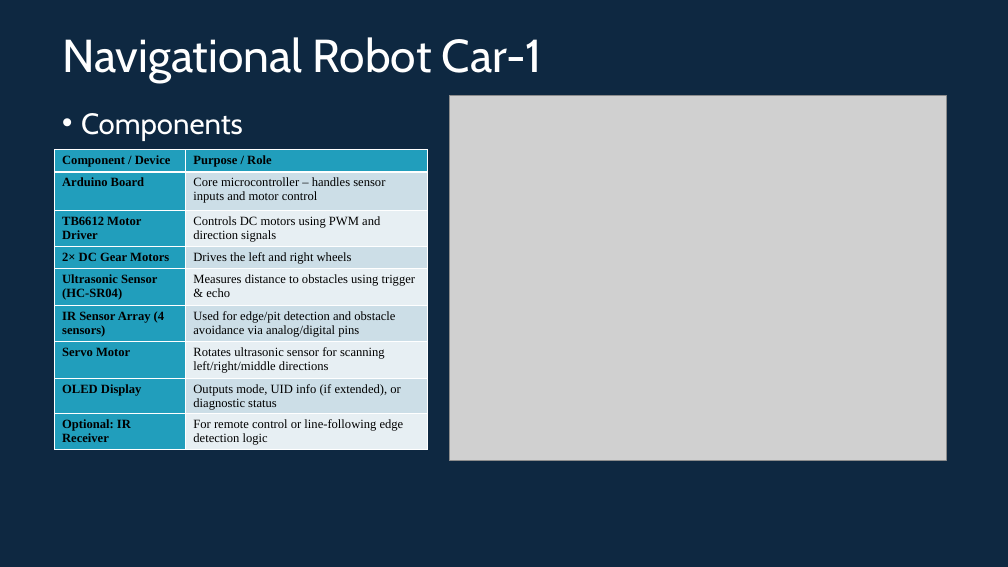
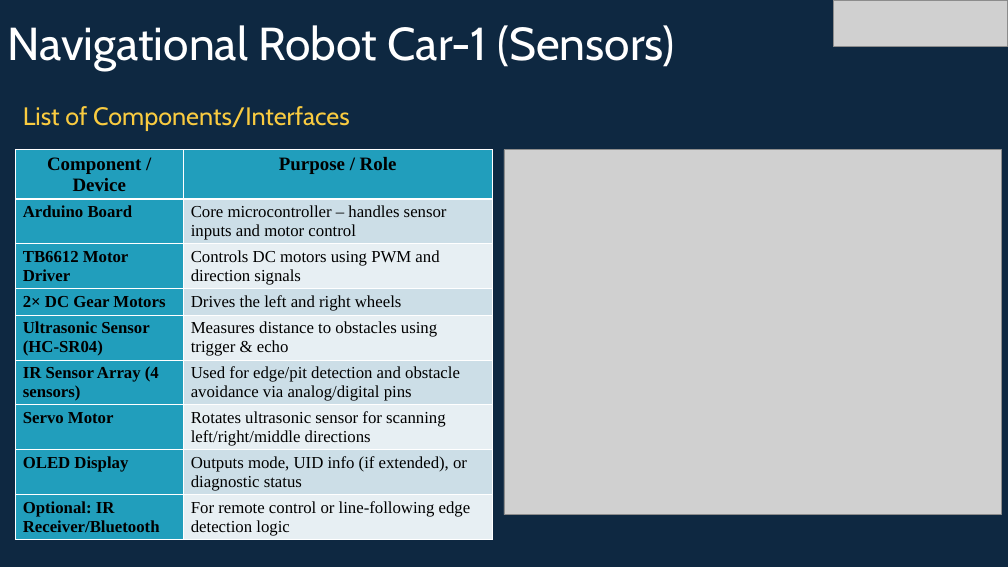
Before and after one commit to info-zas/Training, a slide deck: slide 3 of GPREC/04_Navigational_Robot_Car-1-Sensors/ZASRobotics_Car-1.pptx. Drawn at 1008x567 pixels with LibreOffice and Linux fonts; fonts in the diff are those of the drawing; grey boxes stand for pictures. Boxes give left, top, right and bottom in pixels: in the first picture for what was removed or moved away, otherwise in the second. Text is boxed around its words. In the diff, an @@ line names an element or a change of style, - is before the commit and + after.

```diff
--- a/GPREC/04_Navigational_Robot_Car-1-Sensors/ZASRobotics_Car-1.pptx
+++ b/GPREC/04_Navigational_Robot_Car-1-Sensors/ZASRobotics_Car-1.pptx
@@ title at [8, 25, 675, 71]: text changed @@
-Navigational Robot Car-1
+Navigational Robot Car-1 (Sensors)
@@ picture added at [833, 0, 1007, 47] @@
@@ text at [23, 106, 350, 131]: text changed; size 28 to 24 pt; text colour #FFFFFF to #F9CB40 @@
-• Components
+List of Components/Interfaces
@@ table at [15, 150, 492, 566] @@
-row 9, column 1: Optional: IR Receiver
+row 9, column 1: Optional: IR Receiver/Bluetooth
@@ size 12 to 18 pt in "Component / Device", "Purpose / Role" @@
@@ size 12 to 16 pt in "Arduino Board", "Core microcontroller – handles sensor inputs and ...", "TB6612 Motor Driver", "Controls DC motors using PWM and direction ..." and 11 more places @@
@@ alignment left to centre @@
@@ table: place and size @@
-table at [54, 150, 427, 461]
+table at [15, 150, 492, 566]
@@ picture: place and size @@
-picture at [449, 95, 947, 461]
+picture at [504, 150, 1002, 515]
```
Also in this commit, not shown: 9 other slides changed, 10 slides added, 3 slides removed, 5 other files.
